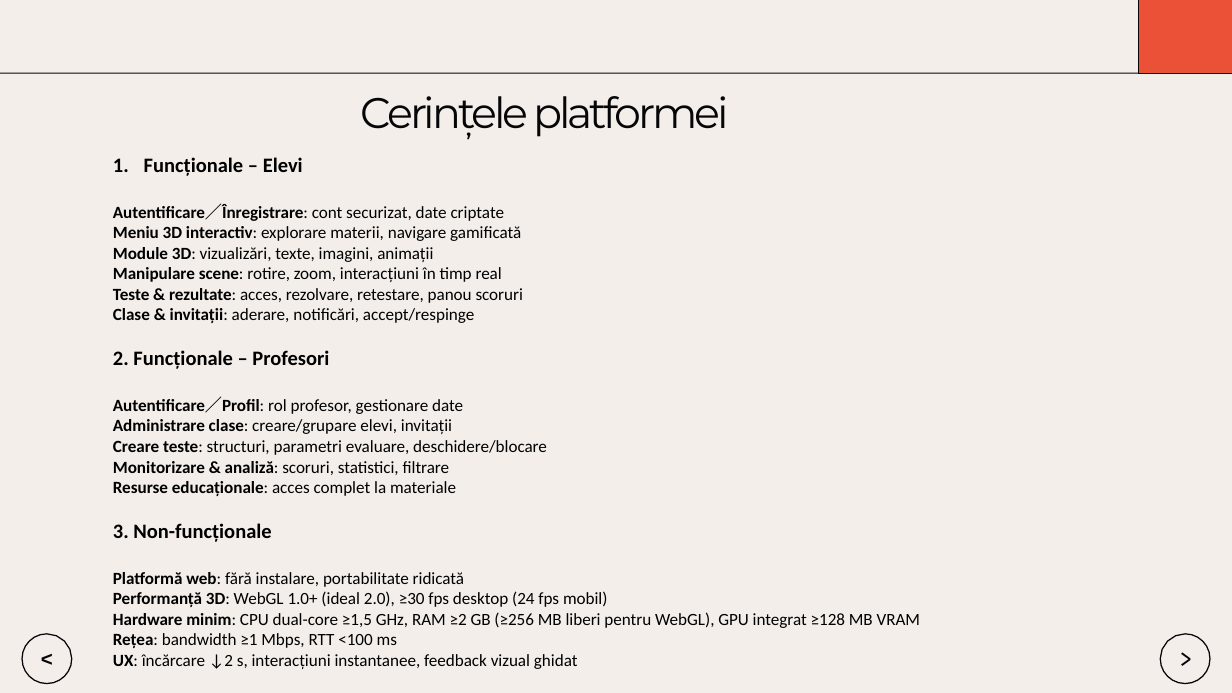
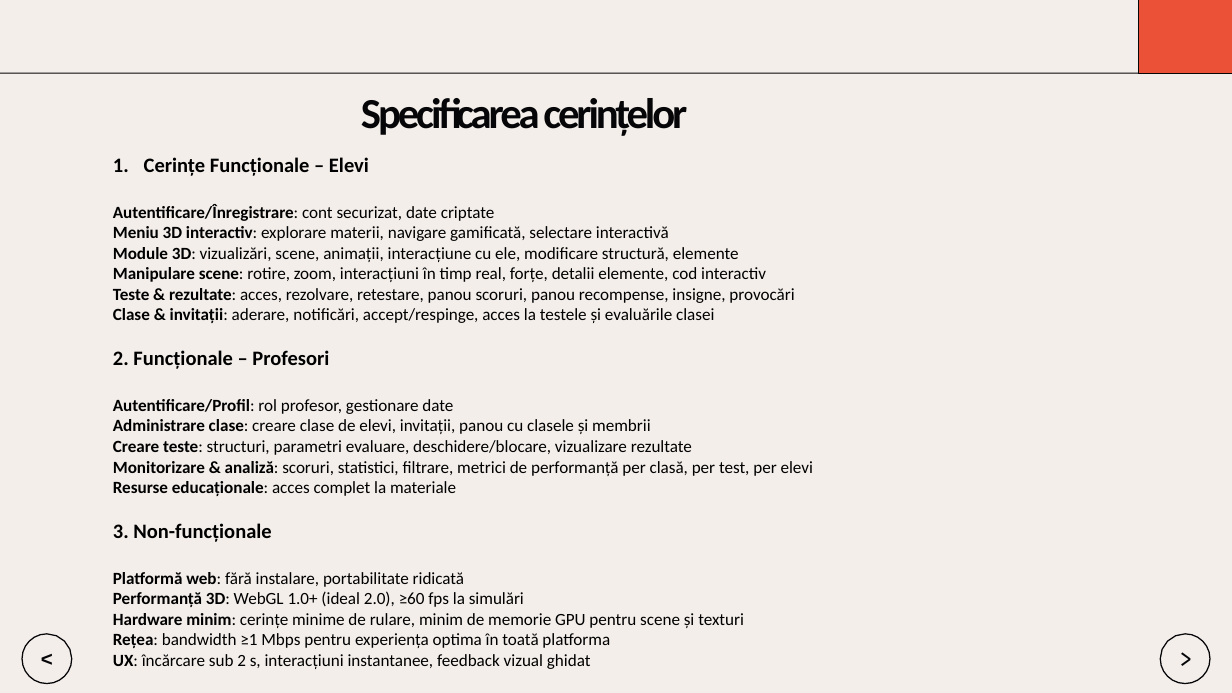
Before and after one commit to Dragomir1401/VisioScience-3D, a slide deck: slide 4 of Roadmap/scss/Prezentare_Final_Dragomir_Andrei.pptx. Drawn at 1232x693 pixels with LibreOffice and Linux fonts; fonts in the diff are those of the drawing. Boxes give left, top, right and bottom in pixels: in the first picture for what was removed or moved away, otherwise in the second. Text is boxed around its words. In the diff, an @@ line names an element or a change of style, - is before the commit and + after.

```diff
--- a/Roadmap/scss/Prezentare_Final_Dragomir_Andrei.pptx
+++ b/Roadmap/scss/Prezentare_Final_Dragomir_Andrei.pptx
@@ title at (361, 98, 687, 136): text changed; font Montserrat to Calibri; bold on @@
-Cerințele platformei
+Specificarea cerințelor
@@ text at (113, 157, 794, 323): text changed @@
-1. Funcționale – Elevi
-Autentificare／Înregistrare: cont securizat, date criptate
-Meniu 3D interactiv: explorare materii, navigare gamificată
-Module 3D: vizualizări, texte, imagini, animații
-Manipulare scene: rotire, zoom, interacțiuni în timp real
-Teste & rezultate: acces, rezolvare, retestare, panou scoruri
-Clase & invitații: aderare, notificări, accept/respinge
+1. Cerințe Funcționale – Elevi
+Autentificare/Înregistrare: cont securizat, date criptate
+Meniu 3D interactiv: explorare materii, navigare gamificată, selectare interactivă
+Module 3D: vizualizări, scene, animații, interacțiune cu ele, modificare structură, elemente
+Manipulare scene: rotire, zoom, interacțiuni în timp real, forțe, detalii elemente, cod interactiv
+Teste & rezultate: acces, rezolvare, retestare, panou scoruri, panou recompense, insigne, provocări
+Clase & invitații: aderare, notificări, accept/respinge, acces la testele și evaluările clasei
@@ text at (113, 399, 813, 476): text changed @@
-Autentificare／Profil: rol profesor, gestionare date
-Administrare clase: creare/grupare elevi, invitații
-Creare teste: structuri, parametri evaluare, deschidere/blocare
-Monitorizare & analiză: scoruri, statistici, filtrare
+Autentificare/Profil: rol profesor, gestionare date
+Administrare clase: creare clase de elevi, invitații, panou cu clasele și membrii
+Creare teste: structuri, parametri evaluare, deschidere/blocare, vizualizare rezultate
+Monitorizare & analiză: scoruri, statistici, filtrare, metrici de performanță per clasă, per test, per elevi
@@ text at (113, 591, 744, 669): text changed @@
-Performanță 3D: WebGL 1.0+ (ideal 2.0), ≥30 fps desktop (24 fps mobil)
-Hardware minim: CPU dual-core ≥1,5 GHz, RAM ≥2 GB (≥256 MB liberi pentru WebGL), GPU integrat ≥128 MB VRAM
-Rețea: bandwidth ≥1 Mbps, RTT <100 ms
-UX: încărcare ↓2 s, interacțiuni instantanee, feedback vizual ghidat
+Performanță 3D: WebGL 1.0+ (ideal 2.0), ≥60 fps la simulări
+Hardware minim: cerințe minime de rulare, minim de memorie GPU pentru scene și texturi
+Rețea: bandwidth ≥1 Mbps pentru experiența optima în toată platforma
+UX: încărcare sub 2 s, interacțiuni instantanee, feedback vizual ghidat
```
Also in this commit, not shown: 6 other slides changed, 9 slides added, 5 slides removed.
